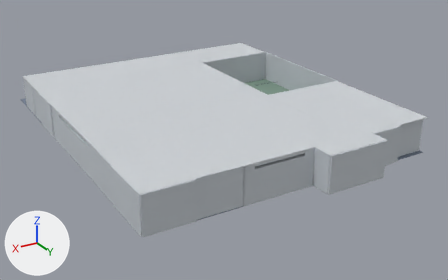
What one commit did to the Blender file assets.blend.
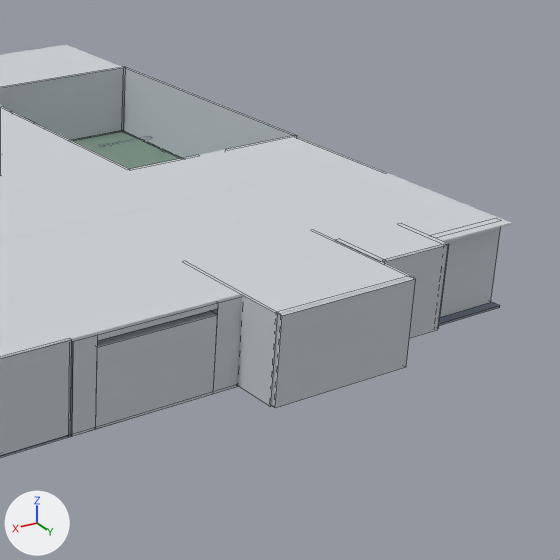
There are two pictures of each version: one whole from a 50 mm lens placed at (64.4, 71.5, 38.4), pointed at (17.1, -7.3, -1.0), one close up on the part from 48% to 100% of the width and 9% to 92% of the height. The axes (+X, +Y, +Z) are drawn at lower left. The lights are the same throughout. The older version's two pictures come first. The close-ups show mesh edges as thin lines.

In view in the first close-up: 'Auditorium - East Wall', 'Auditorium - North Wall', 'Bathroom - North Wall', 'Interior Roof Shell', 'Locker Room - North Wall', 'Outside - South Wall', 'Outside - West Wall', 'Outside Floor', 'School - North Exterior Wall', 'Storage Closet - North Wall' and 4 more.
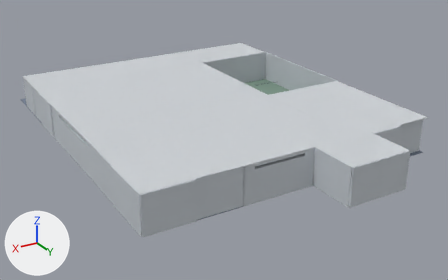
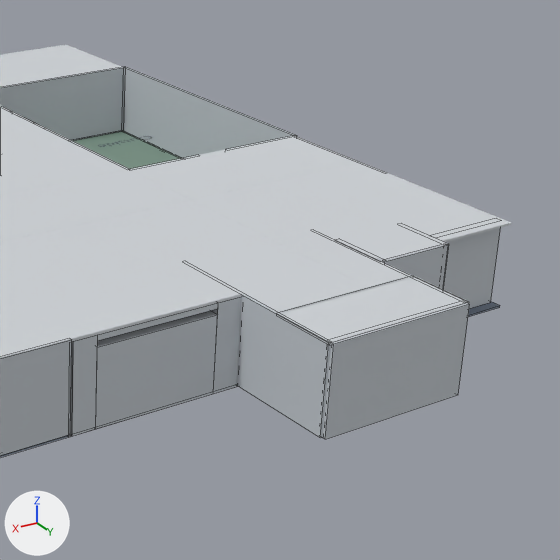
Commit message: Expand auditorium north with roof

The change, as a list of edits to the scene's bpy script:
```text
Change me_auditorium___north_wall_mesh:
    used by ob_auditorium___north_wall; parent = ob_auditorium_floor; location = (0.0, 0.0, 0.0)
    remove me_auditorium___north_wall_mesh.from_pydata(...)  # 8 vertices, 6 faces; spans x 10.6..20.2, y -0.91..-0.69, z 0.14..5.64
    add me_auditorium___north_wall_mesh.from_pydata(...)  # 8 vertices, 6 faces; spans x 10.6..20.2, y 0.89..1.11, z 0.14..5.64
    me_auditorium___north_wall_mesh part 1: the whole mesh is moved by (0.0, 1.8, 0.0)
Change me_auditorium___east_wall_mesh:
    used by ob_auditorium___east_wall; parent = ob_auditorium_floor; location = (0.0, 0.0, 0.0)
    remove me_auditorium___east_wall_mesh.from_pydata(...)  # 8 vertices, 6 faces; spans x 20.09..20.31, y -4.6..-0.8, z 0.14..5.64
    add me_auditorium___east_wall_mesh.from_pydata(...)  # 8 vertices, 6 faces; spans x 20.09..20.31, y -4.6..1.0, z 0.14..5.64
    me_auditorium___east_wall_mesh part 2: the whole mesh is scaled about its middle by (1, 1.47, 1), then moved by (0.0, 0.9, 0.0)
Add me_auditorium_north_roof_extension_mesh:
    me_auditorium_north_roof_extension_mesh.from_pydata(...)  # a box spanning x 6.33..16.15, y 17.03..21.19, z 5.53..5.68
    me_auditorium_north_roof_extension_mesh.materials.append(mat_ceilings___warm_light_gray)  # light grey #d0d4d8
Add ob_auditorium_north_roof_extension:
    ob_auditorium_north_roof_extension = bpy.data.objects.new('Auditorium North Roof Extension', me_auditorium_north_roof_extension_mesh)
    ob_auditorium_north_roof_extension.location = (0.0, 0.0, 0.0)
```

Changed parts and their boxes [x1, y1, x2, y2] in the close-ups (560 x 560 px):
'Auditorium - North Wall', moved
    before: [273, 277, 416, 408]
    after: [322, 303, 470, 439]
'Auditorium - East Wall', moved, rescaled
    before: [236, 294, 279, 406]
    after: [236, 294, 330, 438]
'Auditorium North Roof Extension', added
    after: [277, 276, 469, 345]
